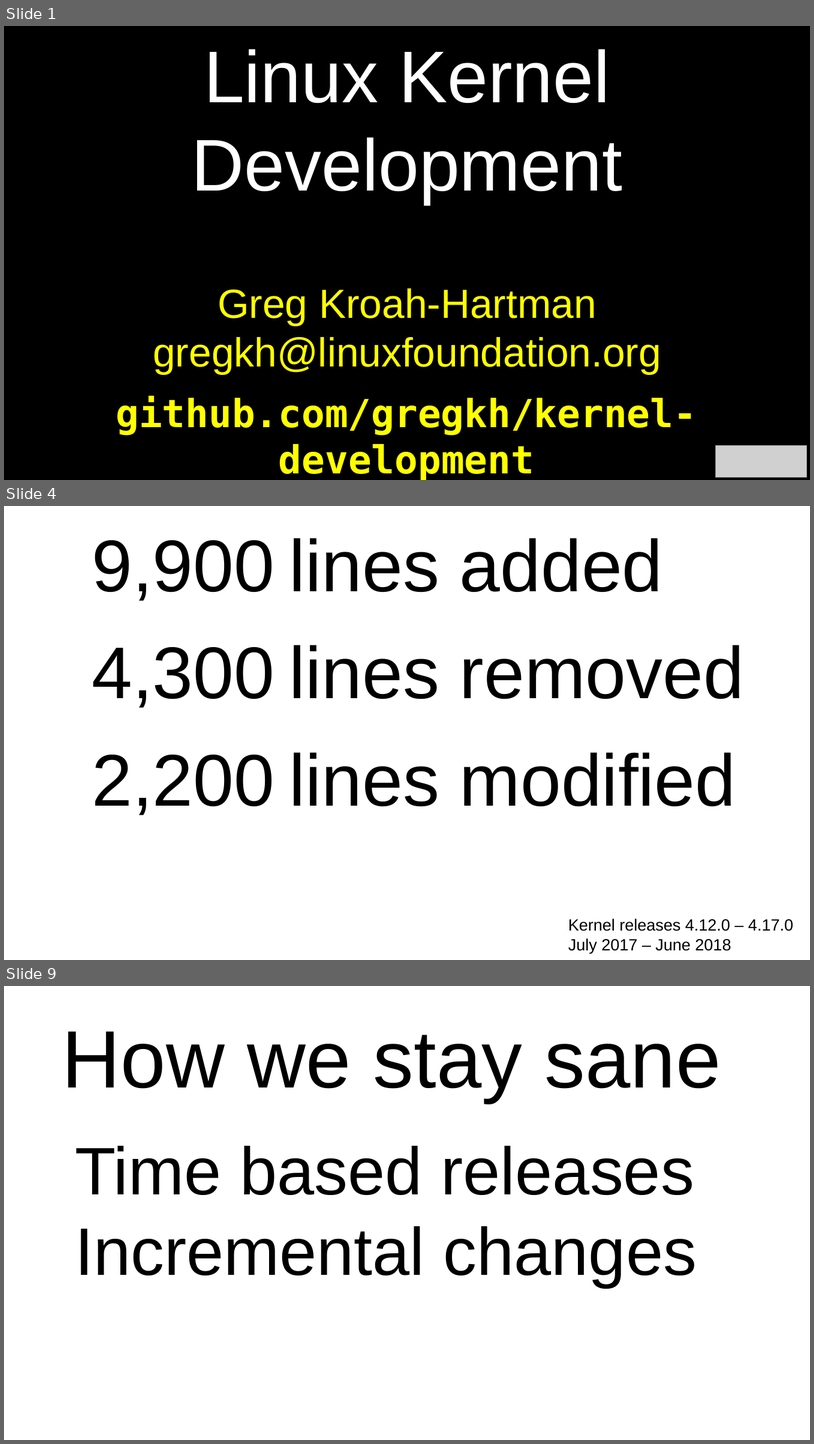
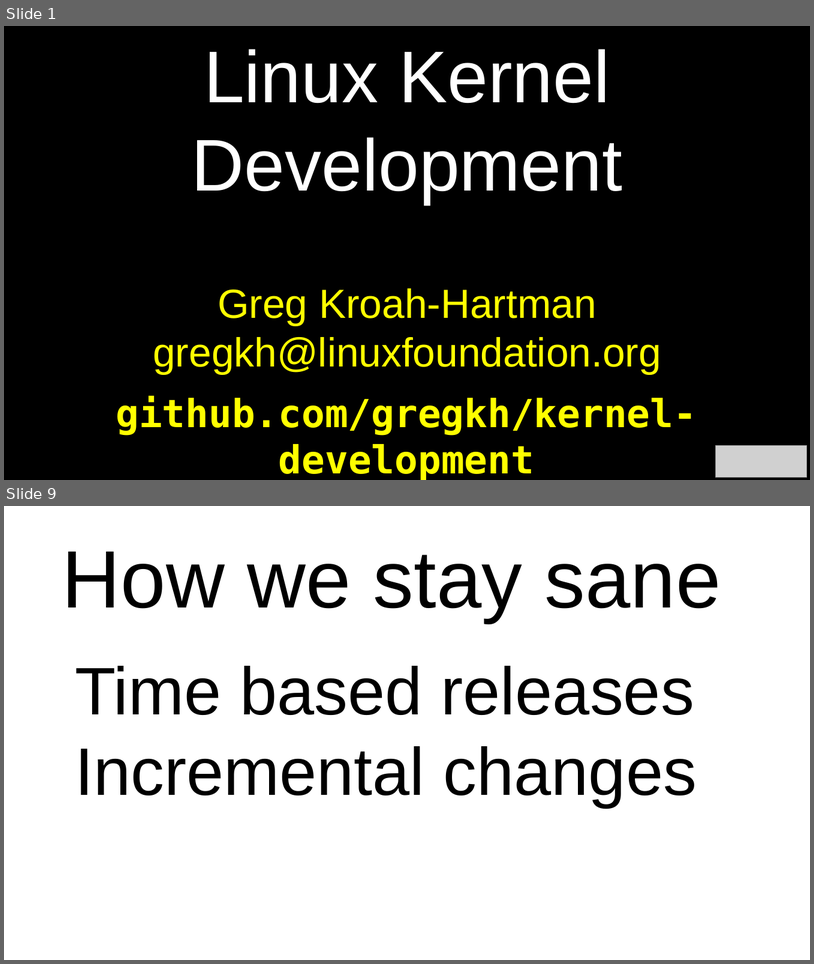
Before and after one commit to gregkh/kernel-development, a slide deck: kernel-development-wide.odp. Shown one above the other, each under a label of ours: slides 1, 4 and 9 before the commit, slides 1 and 9 after it; the slides between them are not shown. The pictures are 814x1444 and 814x964 pixels, drawn with LibreOffice and Linux fonts; fonts in the diff are those of the drawing; grey boxes stand for pictures. Boxes give left, top, right and bottom in pixels: in the first picture for what was removed or moved away, otherwise in the second. Text is boxed around its words. In the diff, an @@ line names an element or a change of style, - is before the commit and + after.

```diff
--- a/kernel-development-wide.odp
+++ b/kernel-development-wide.odp
@@ slide 4 removed at (x1=4, y1=506, x2=810, y2=960), background #FFFFFF @@
@@ table removed at (x1=7, y1=522, x2=809, y2=817), 3 rows, 2 columns @@
-9,900 | lines added
-4,300 | lines removed
-2,200 | lines modified
@@ text removed at (x1=569, y1=918, x2=794, y2=953) @@
-Kernel releases 4.12.0 – 4.17.0
-July 2017 – June 2018
```
Also in this commit, not shown: 9 slides changed, 7 slides added, 4 other slides removed, 2 other files.
